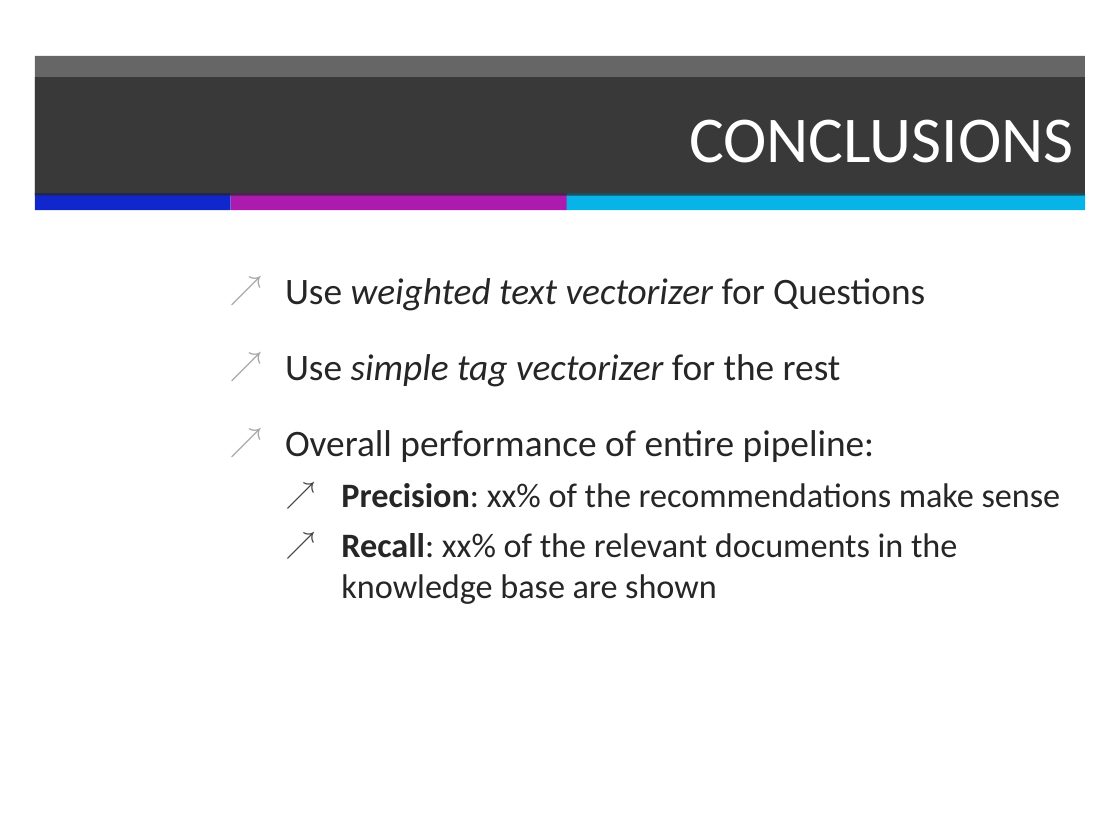
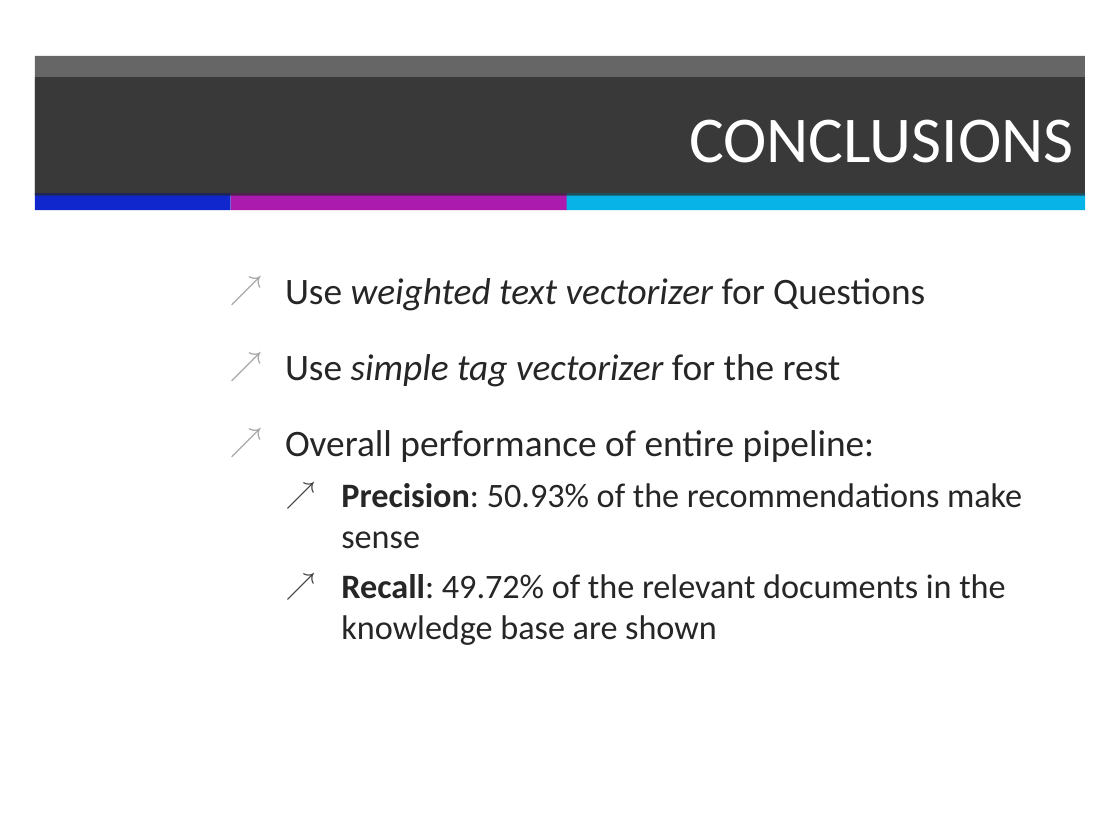
Before and after one commit to PerceptumNL/TweedejaarsProject, a slide deck: slide 16 of doc/finalpresentation.pptx. Drawn at 1120x840 pixels with LibreOffice and Linux fonts; fonts in the diff are those of the drawing. Boxes give left, top, right and bottom in pixels: in the first picture for what was removed or moved away, otherwise in the second. Text is boxed around its words. In the diff, an @@ line names an element or a change of style, - is before the commit and + after.

```diff
--- a/doc/finalpresentation.pptx
+++ b/doc/finalpresentation.pptx
@@ text at bbox=[341, 483, 1022, 645]: text changed @@
-  ↗ Precision: xx% of the recommendations make sense
-  ↗ Recall: xx% of the relevant documents in the knowledge base are shown
+  ↗ Precision: 50.93% of the recommendations make sense
+  ↗ Recall: 49.72% of the relevant documents in the knowledge base are shown
```
Also in this commit, not shown: 6 other slides changed, 1 slide removed, 1 other file.
